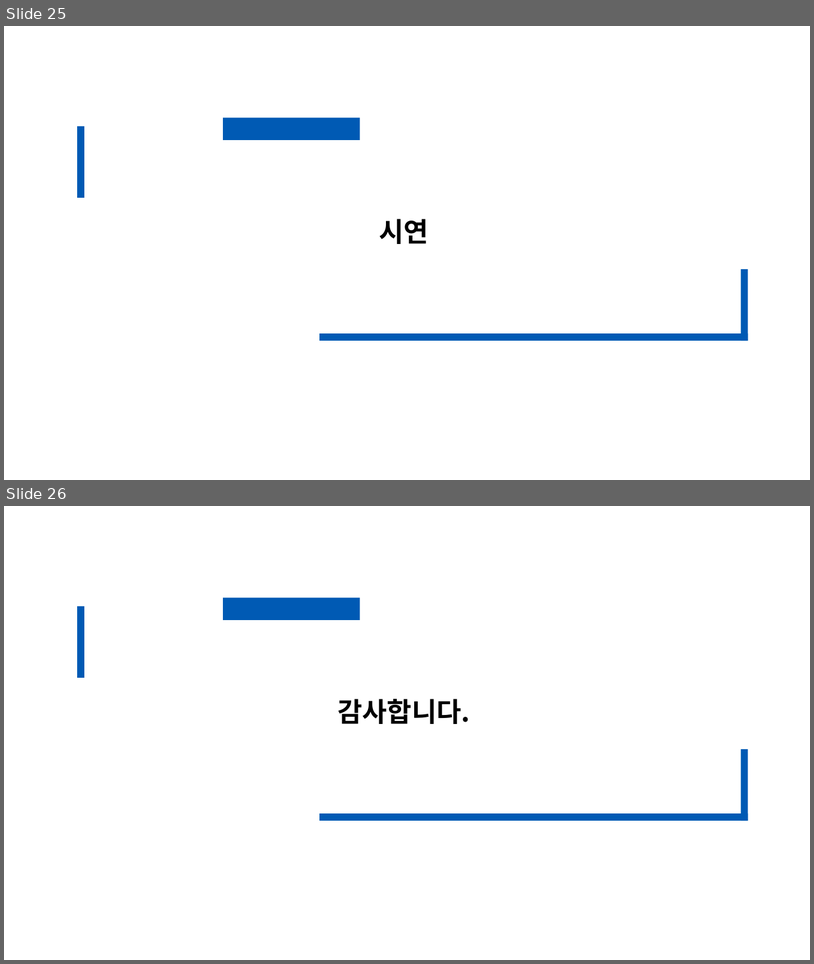
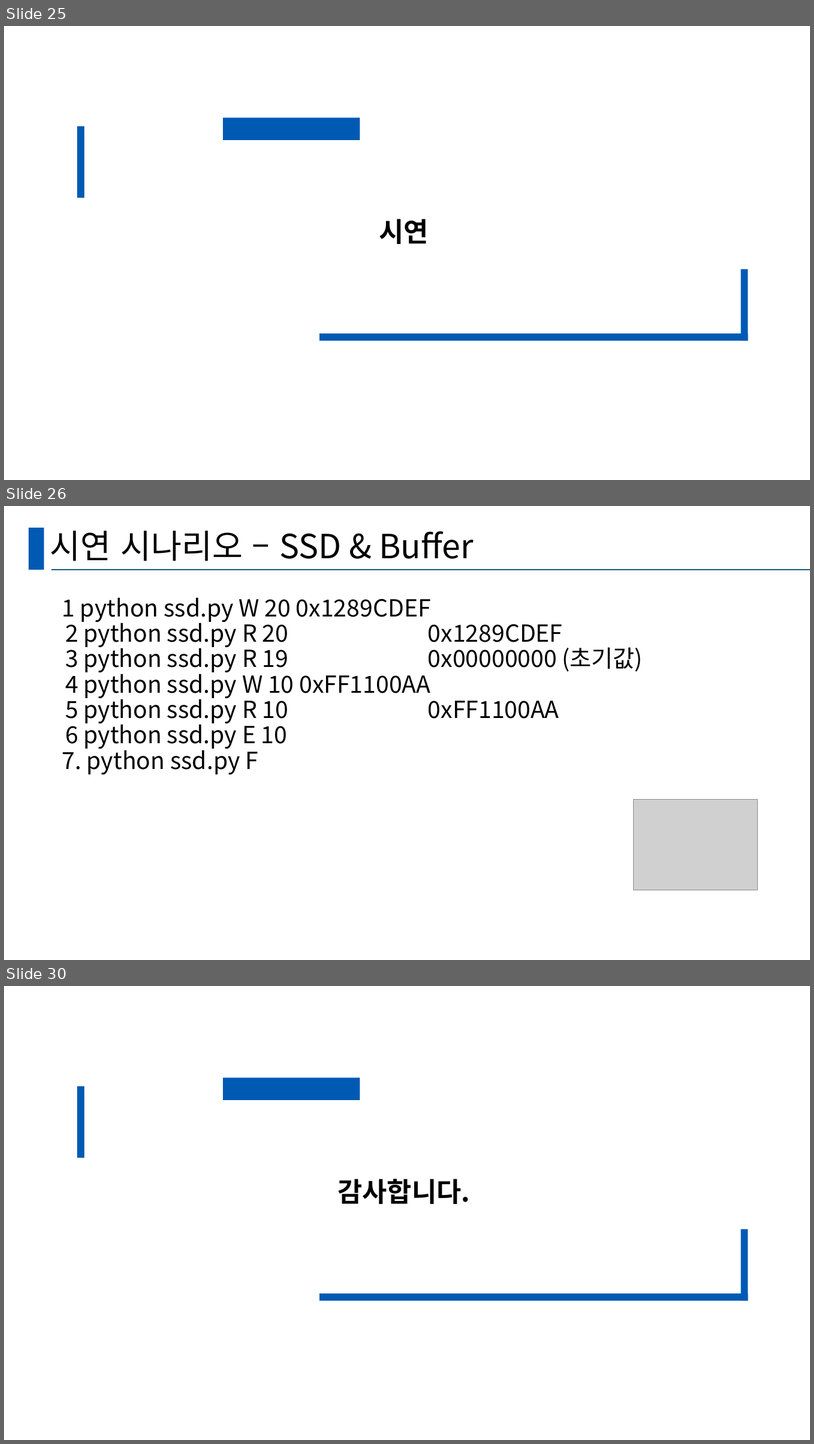
Before and after one commit to YuhyeokJo/CodeClinic-SSD-Project, a slide deck: Code Clinic.pptx. Shown one above the other, each under a label of ours: slides 25 and 26 before the commit, slides 25, 26 and 30 after it; the slides between them are not shown. The pictures are 814x964 and 814x1444 pixels, drawn with LibreOffice and Linux fonts; fonts in the diff are those of the drawing; grey boxes stand for pictures. Boxes give left, top, right and bottom in pixels: in the first picture for what was removed or moved away, otherwise in the second. Text is boxed around its words. In the diff, an @@ line names an element or a change of style, - is before the commit and + after.

```diff
--- a/Code Clinic.pptx
+++ b/Code Clinic.pptx
@@ slide 26 added at bbox=[4, 506, 810, 960], background #FFFFFF @@
@@ rectangle added at bbox=[29, 528, 44, 570], fill #005AB4 @@
@@ title added at bbox=[50, 531, 473, 561], 39.6 pt, text #000000 @@
+시연 시나리오 – SSD & Buffer
@@ line added from (52, 570) to (810, 570), #156082 1.5 pt @@
@@ text added at bbox=[62, 597, 643, 774], 28 pt, text #000000 @@
+1 python ssd.py W 20 0x1289CDEF
+2 python ssd.py R 20 0x1289CDEF
+3 python ssd.py R 19 0x00000000 (초기값)
+4 python ssd.py W 10 0xFF1100AA
+5 python ssd.py R 10 0xFF1100AA
+6 python ssd.py E 10
+7. python ssd.py F
@@ picture added at bbox=[634, 799, 758, 890] @@
@@ what was slide 26 is now slide 30 @@
```
Also in this commit, not shown: 4 slides changed, 3 other slides added.
